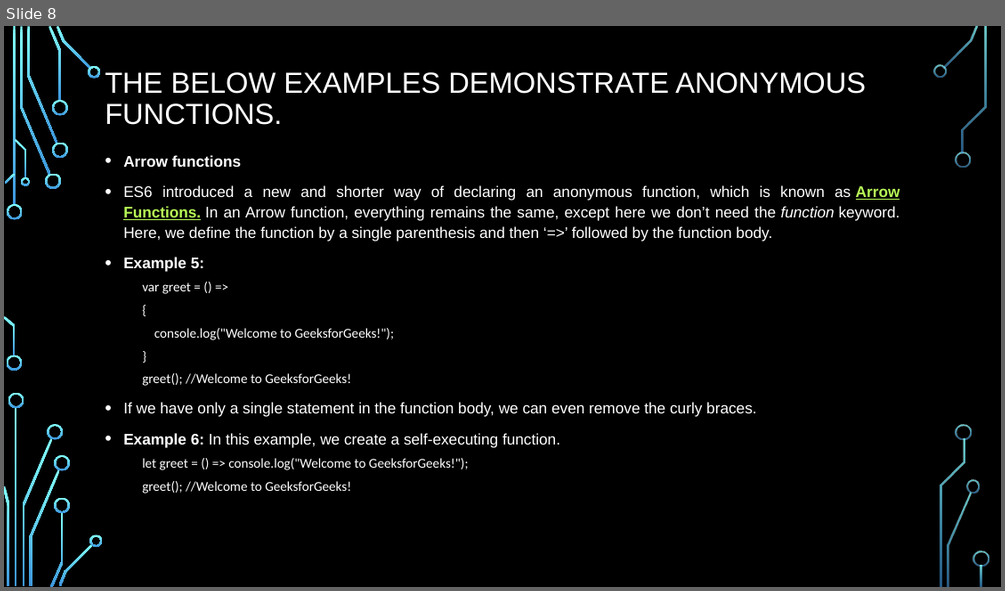
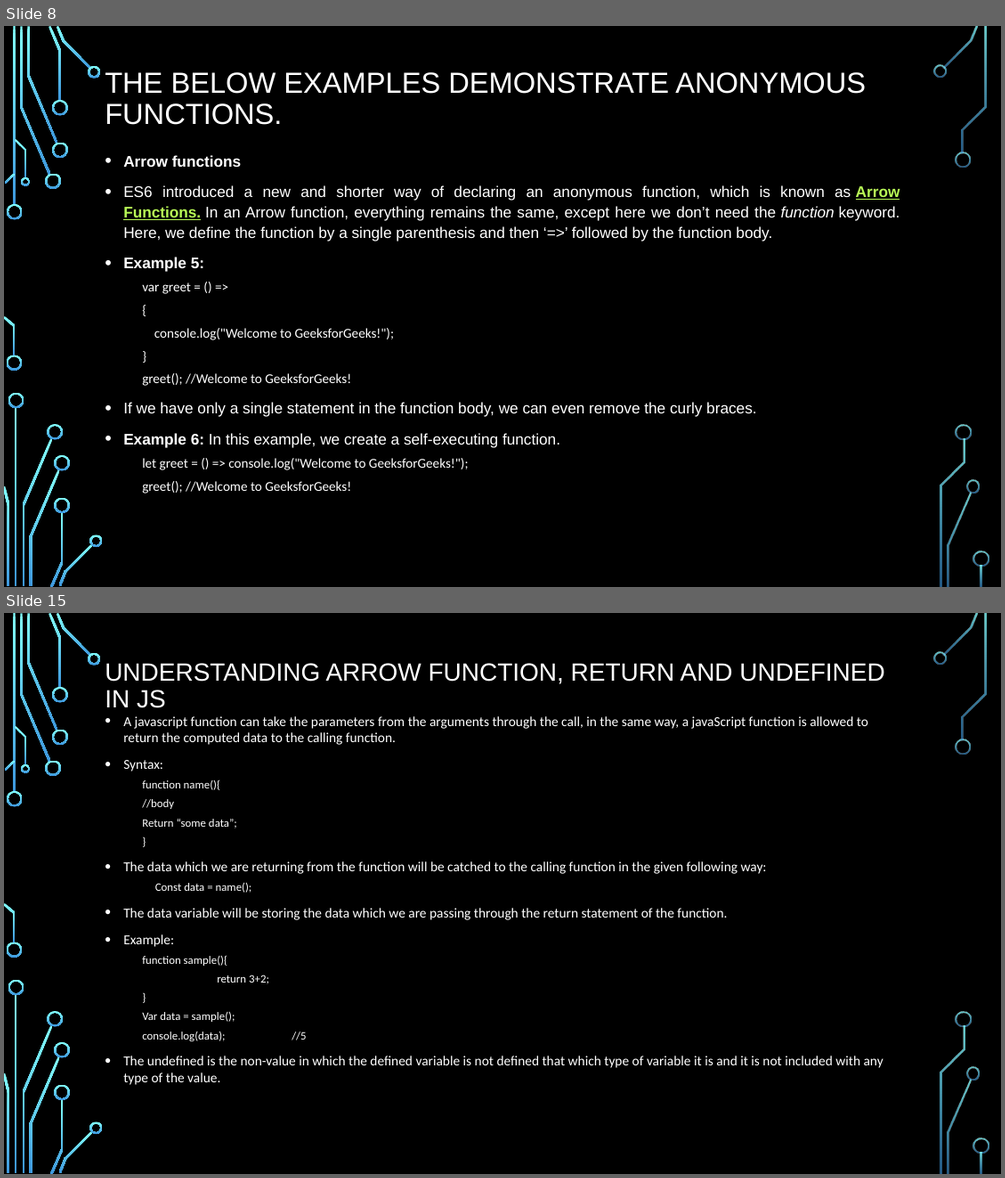
Before and after one commit to PramodJana/JavaScript, a slide deck: GFG JS Course Curriculam/Articles/003 Funtional Programming.pptx. Shown one above the other, each under a label of ours: slide 8 before the commit, slides 8 and 15 after it; the slides between them are not shown. The pictures are 1005x591 and 1005x1178 pixels, drawn with LibreOffice and Linux fonts; fonts in the diff are those of the drawing; background and template pictures are left out. Boxes give left, top, right and bottom in pixels: in the first picture for what was removed or moved away, otherwise in the second. Text is boxed around its words. In the diff, an @@ line names an element or a change of style, - is before the commit and + after.

```diff
--- a/GFG JS Course Curriculam/Articles/003 Funtional Programming.pptx
+++ b/GFG JS Course Curriculam/Articles/003 Funtional Programming.pptx
@@ slide 15 added at bbox=[4, 613, 1001, 1174], background picture (left out); not listed: 36 template elements that a slide beside it also shows @@
@@ title added at bbox=[105, 663, 884, 708], 24 pt, text #FFFFFF @@
+UNDERSTANDING ARROW FUNCTION, RETURN AND UNDEFINED IN JS
@@ text added at bbox=[123, 716, 883, 1085], 13.2 pt, text #FFFFFF @@
+• A javascript function can take the parameters from the arguments through the call, in the same way, a javaScript function is allowed to return the computed data to the calling function.
+• Syntax:
+  function name(){
+  //body
+  Return “some data”;
+  }
+• The data which we are returning from the function will be catched to the calling function in the given following way:
+  Const data = name();
+• The data variable will be storing the data which we are passing through the return statement of the function.
+• Example:
+  function sample(){
+  return 3+2;
+  }
+  Var data = sample();
+  console.log(data); //5
+• The undefined is the non-value in which the defined variable is not defined that which type of variable it is and it is not included with any type of the value.
```
Also in this commit, not shown: 7 other slides added, 8 slides removed.
